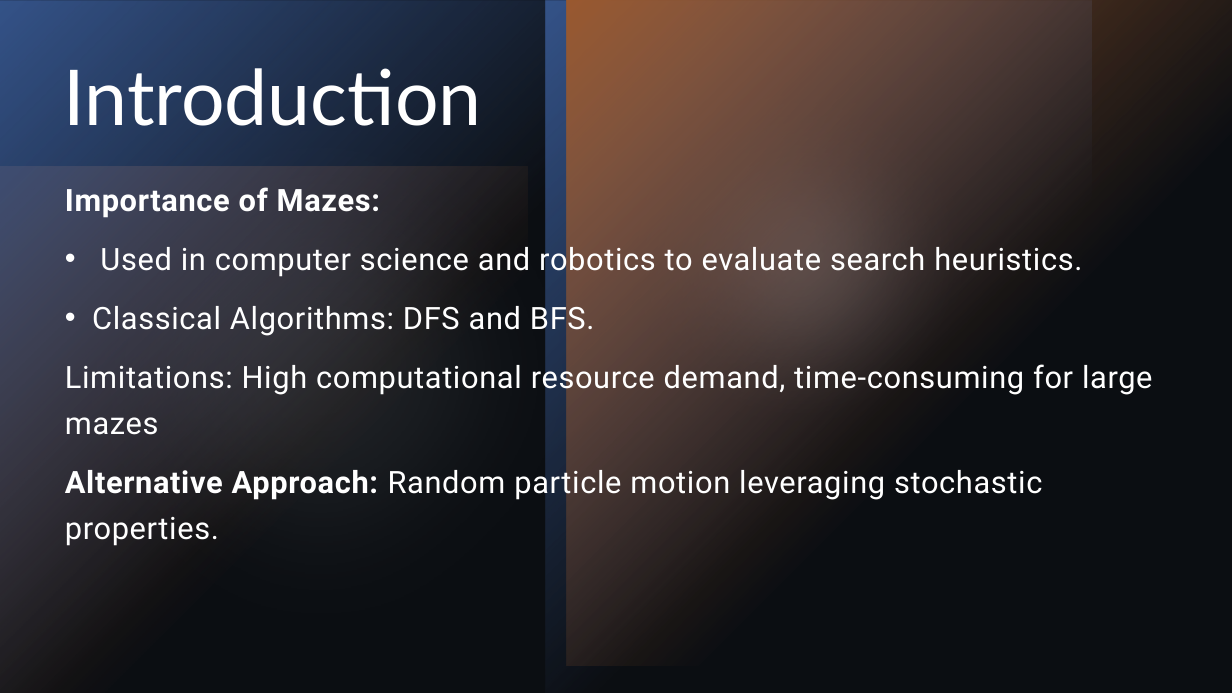
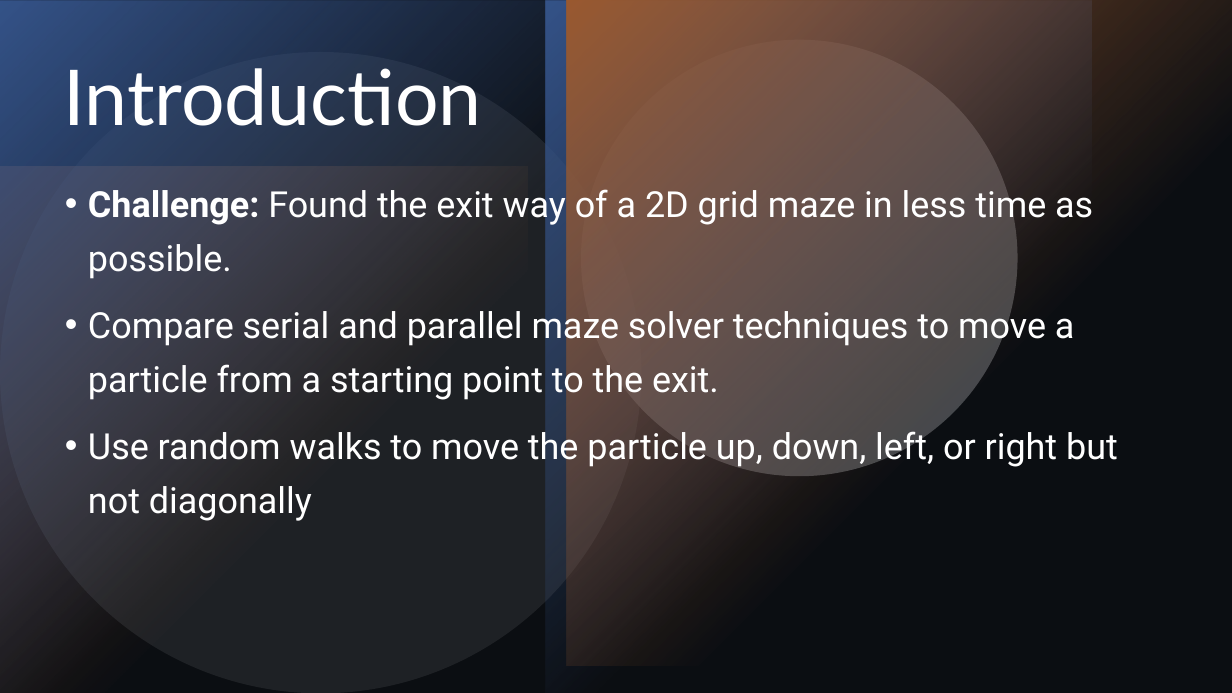
Before and after one commit to R-Marconi01/Maze-Solver, a slide deck: slide 2 of Maze Solver.pptx. Drawn at 1232x693 pixels with LibreOffice and Linux fonts; fonts in the diff are those of the drawing. Boxes give left, top, right and bottom in pixels: in the first picture for what was removed or moved away, otherwise in the second. Text is boxed around its words. In the diff, an @@ line names an element or a change of style, - is before the commit and + after.

```diff
--- a/Maze Solver.pptx
+++ b/Maze Solver.pptx
@@ mirrored; rotation 180 to 0 degrees in 3 elements at (0,0,546,693), (546,0,1092,693), (567,0,1232,666) @@
@@ title "Introduction" rewrapped from (64,68,482,139) to (64,59,482,126) @@
@@ mirrored; rotation 0 to 180 degrees in 3 elements at (581,40,1018,476), (0,52,641,693), (0,166,528,693) @@
@@ text at (88,184,1118,521): text changed; size 24 to 28 pt @@
-Importance of Mazes:
-• Used in computer science and robotics to evaluate search heuristics.
-• Classical Algorithms: DFS and BFS.
-Limitations: High computational resource demand, time-consuming for large mazes
-Alternative Approach: Random particle motion leveraging stochastic properties.
+• Challenge: Found the exit way of a 2D grid maze in less time as possible.
+• Compare serial and parallel maze solver techniques to move a particle from a starting point to the exit.
+• Use random walks to move the particle up, down, left, or right but not diagonally
```
Also in this commit, not shown: 3 other slides changed, 4 slides added, 4 slides removed.
